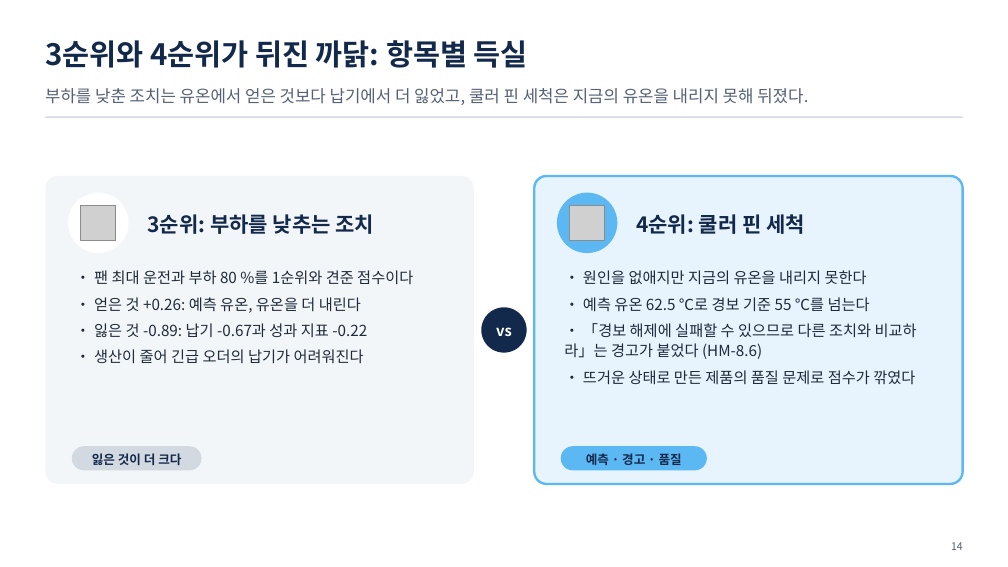
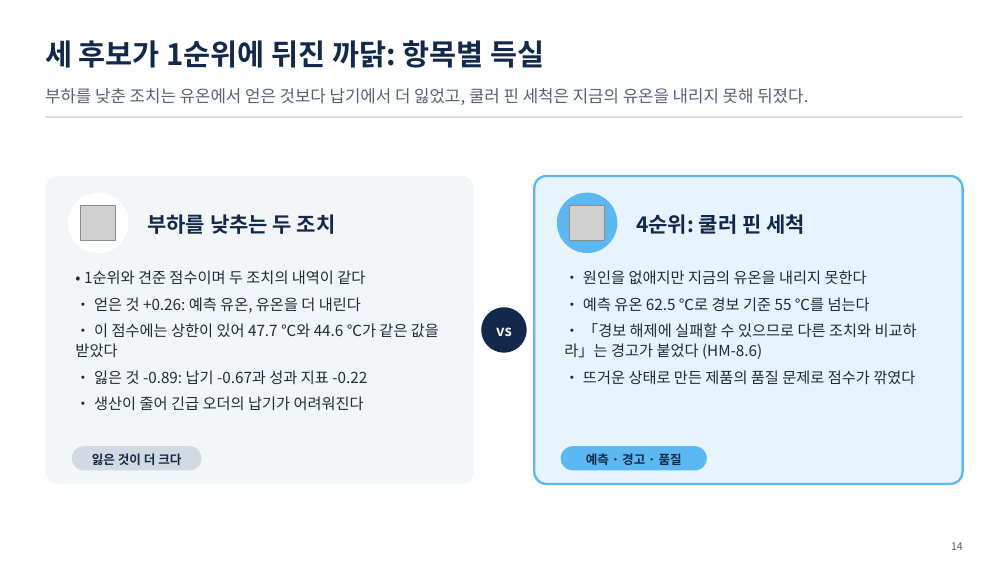
Before and after one commit to uengine-oss/hyd-iot-edu, a slide deck: slide 14 of docs/교재/실전반/03일차/실전반_03일차.pptx. Drawn at 1008x567 pixels with LibreOffice and Linux fonts; fonts in the diff are those of the drawing; grey boxes stand for pictures. Boxes give left, top, right and bottom in pixels: in the first picture for what was removed or moved away, otherwise in the second. Text is boxed around its words. In the diff, an @@ line names an element or a change of style, - is before the commit and + after.

```diff
--- a/docs/교재/실전반/03일차/실전반_03일차.pptx
+++ b/docs/교재/실전반/03일차/실전반_03일차.pptx
@@ text at [45,40,544,68]: text changed @@
-3순위와 4순위가 뒤진 까닭: 항목별 득실
+세 후보가 1순위에 뒤진 까닭: 항목별 득실
@@ text at [147,214,336,234]: text changed @@
-3순위: 부하를 낮추는 조치
+부하를 낮추는 두 조치
@@ text at [84,270,365,284]: text changed @@
-• 팬 최대 운전과 부하 80 %를 1순위와 견준 점수이다
+• 1순위와 견준 점수이며 두 조치의 내역이 같다
@@ text at [75,323,439,357]: paragraph added @@
+• 이 점수에는 상한이 있어 47.7 ℃와 44.6 ℃가 같은 값을 받았다
```
Also in this commit, not shown: 14 other slides changed, 27 other files.
